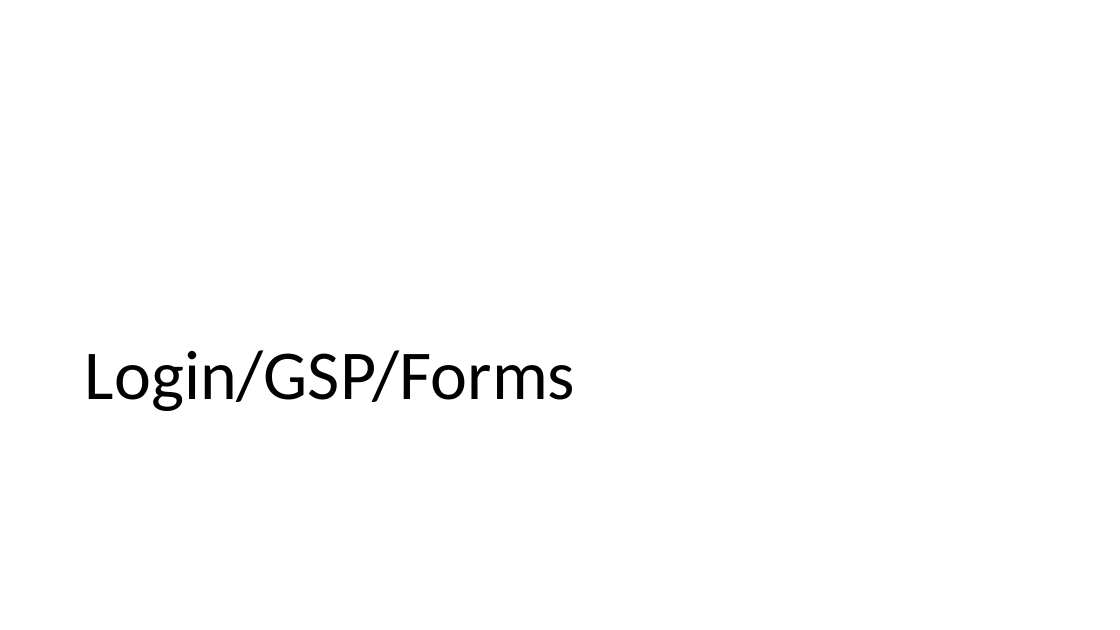
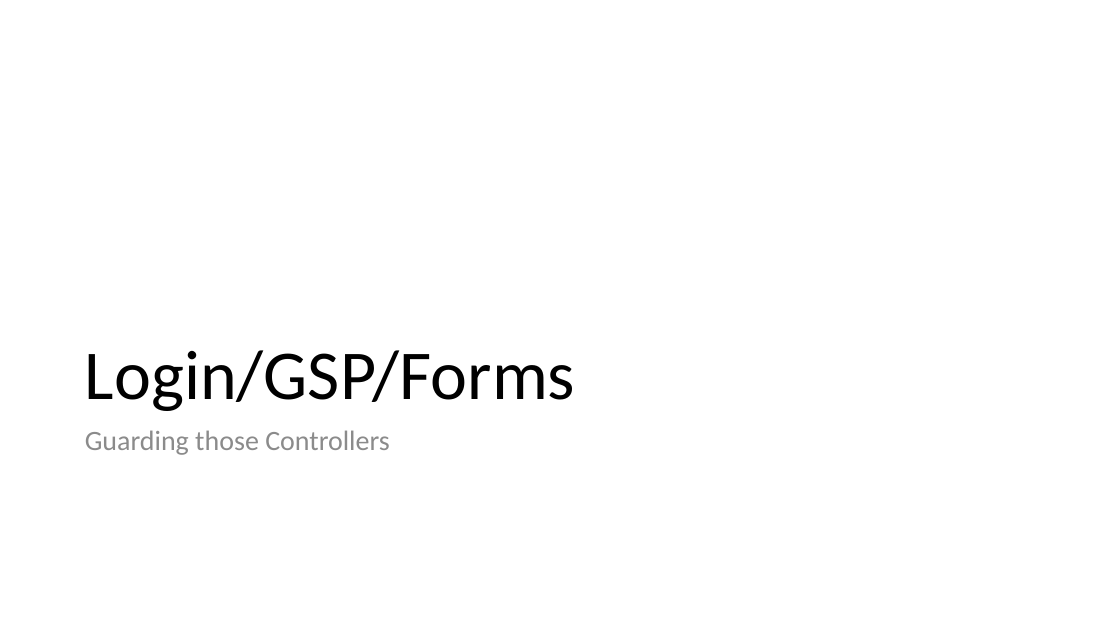
Before and after one commit to aibolit/SixOneFourEight, a slide deck: slide 15 of Presentation.pptx. Drawn at 1120x630 pixels with LibreOffice and Linux fonts; fonts in the diff are those of the drawing. Boxes give left, top, right and bottom in pixels: in the first picture for what was removed or moved away, otherwise in the second. Text is boxed around its words. In the diff, an @@ line names an element or a change of style, - is before the commit and + after.

```diff
--- a/Presentation.pptx
+++ b/Presentation.pptx
@@ text added at [85, 430, 390, 455], 24 pt, text #8C8C8C @@
+Guarding those Controllers
```
Also in this commit, not shown: 3 other slides changed.
